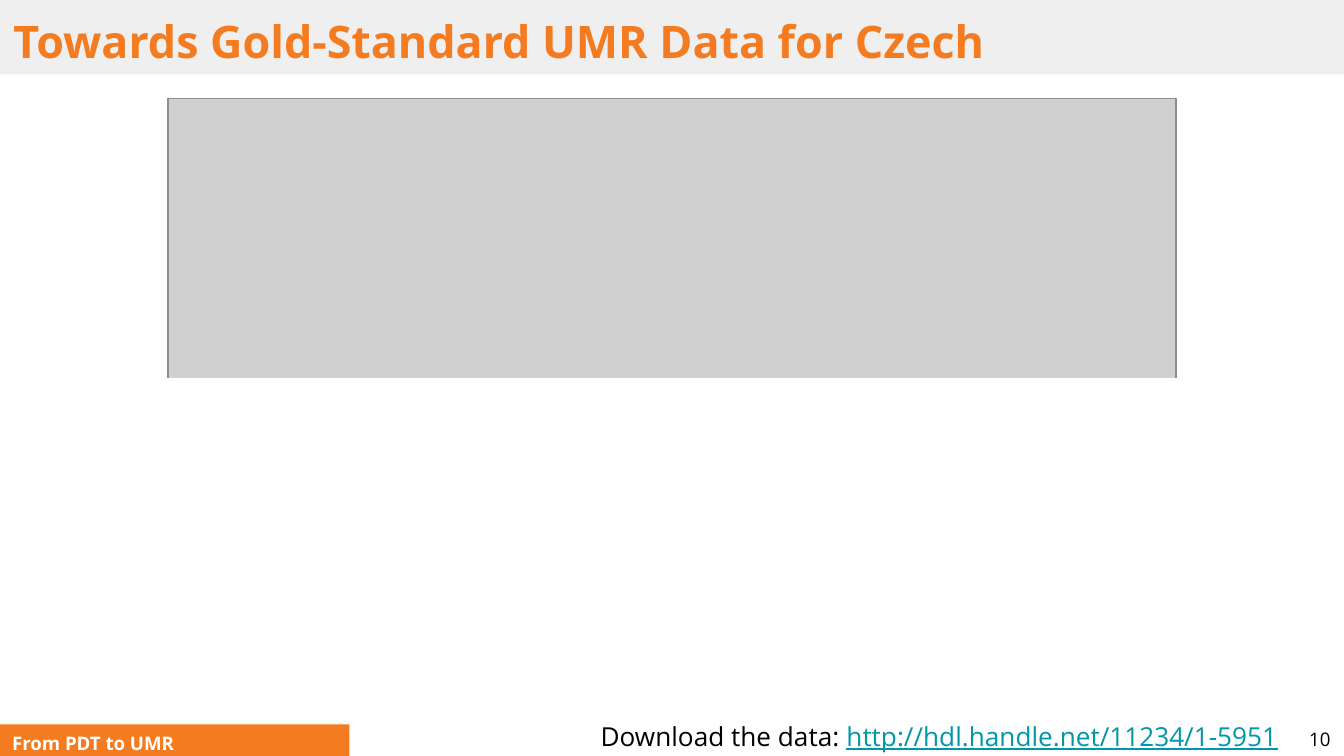
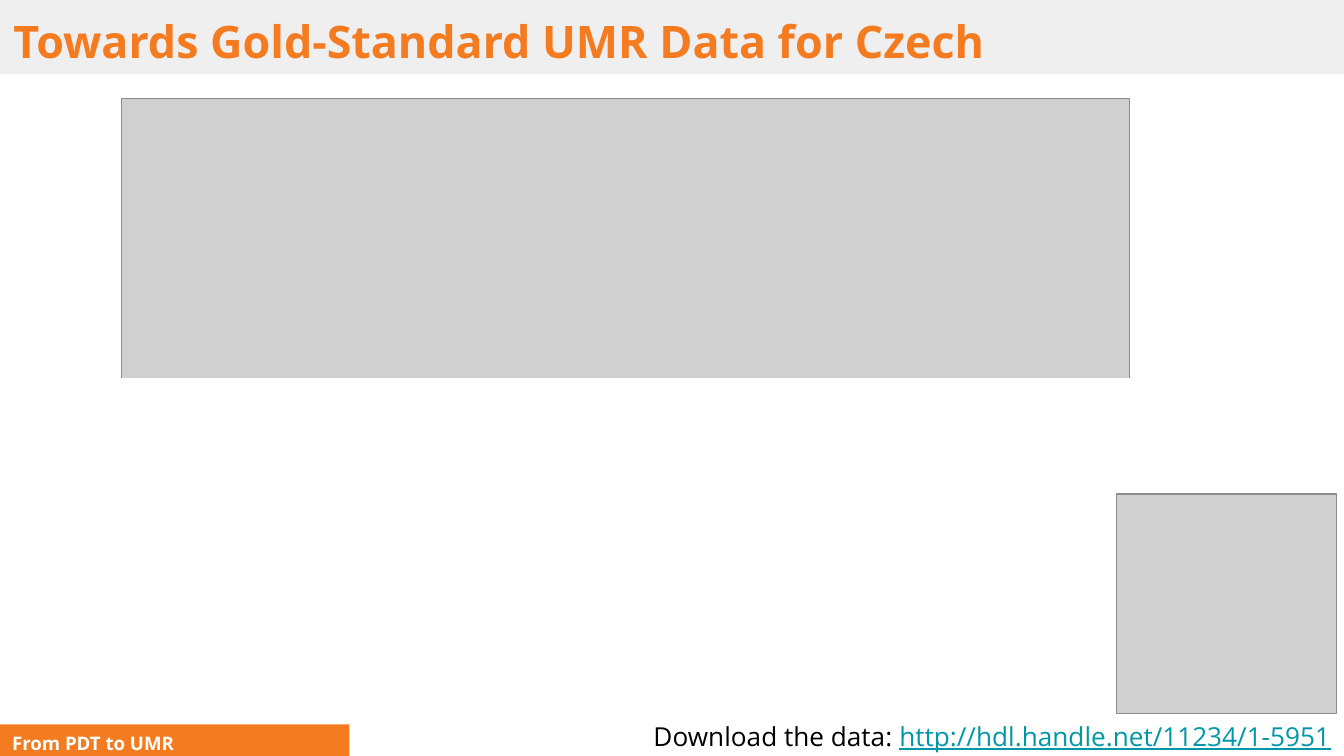
Before and after one commit to ufal/UMR, a slide deck: slide 10 of papers/2025-ITAT-slides.pptx. Drawn at 1344x756 pixels with LibreOffice and Linux fonts; fonts in the diff are those of the drawing; grey boxes stand for pictures. Boxes give left, top, right and bottom in pixels: in the first picture for what was removed or moved away, otherwise in the second. Text is boxed around its words. In the diff, an @@ line names an element or a change of style, - is before the commit and + after.

```diff
--- a/papers/2025-ITAT-slides.pptx
+++ b/papers/2025-ITAT-slides.pptx
@@ picture: place and size @@
-picture at box(168, 98, 1176, 657)
+picture at box(122, 98, 1130, 657)
@@ picture added at box(1117, 495, 1337, 715) @@
@@ text "Download the data: http://hdl.handle.net/11234/1-5951": place and size @@
-text "Download the data: http://hdl.handle.net/11234/1-5951" at box(601, 726, 1277, 753)
+text "Download the data: http://hdl.handle.net/11234/1-5951" at box(653, 726, 1330, 753)
@@ page number removed at box(1309, 732, 1330, 746) @@
-10
```
Also in this commit, not shown: 8 other slides changed, 2 other files.
